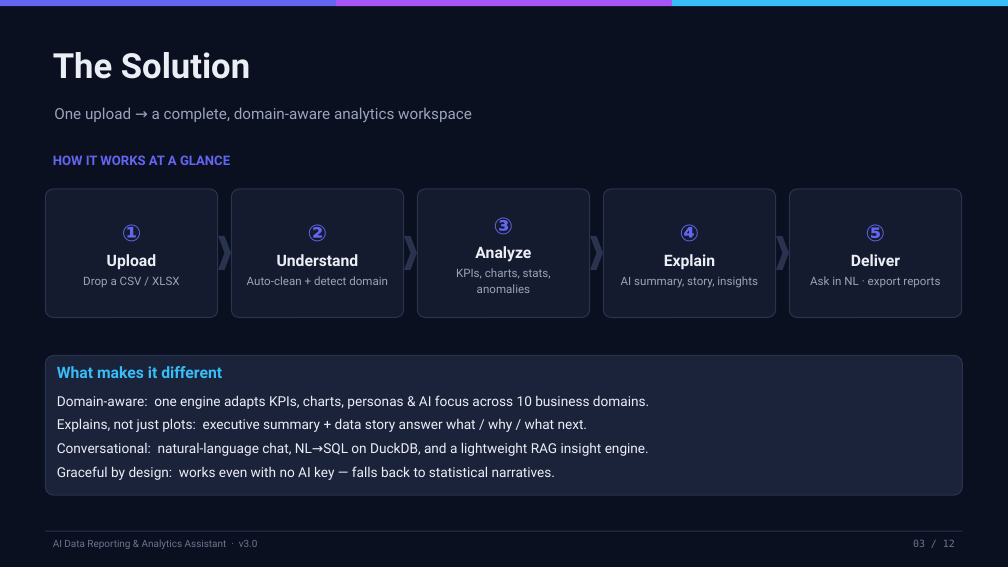
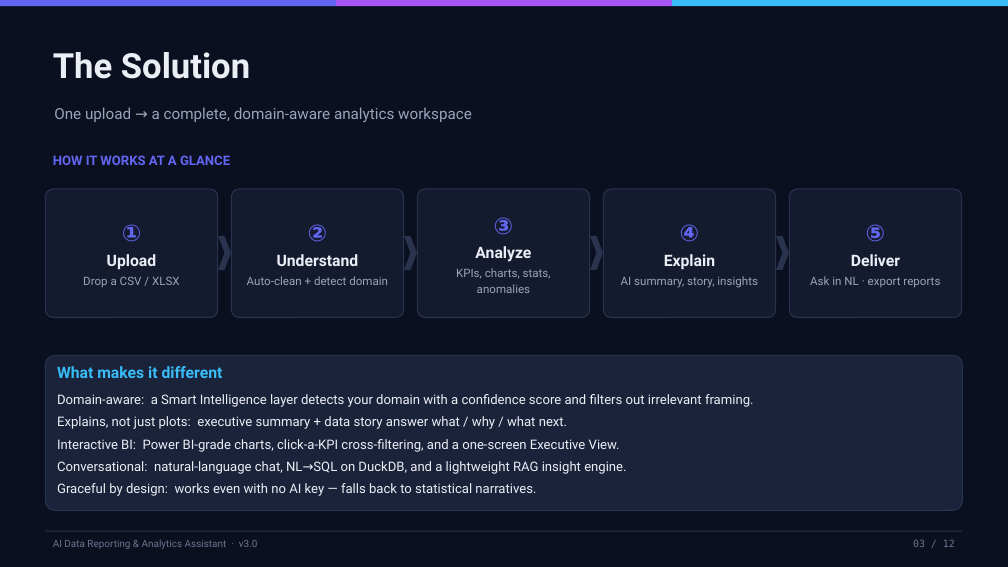
Before and after one commit to amnanadeem08-commits/ai_analytics, a slide deck: slide 3 of presentation/project_presentation.pptx. Drawn at 1008x567 pixels with LibreOffice and Linux fonts; fonts in the diff are those of the drawing. Boxes give left, top, right and bottom in pixels: in the first picture for what was removed or moved away, otherwise in the second. Text is boxed around its words. In the diff, an @@ line names an element or a change of style, - is before the commit and + after.

```diff
--- a/presentation/project_presentation.pptx
+++ b/presentation/project_presentation.pptx
@@ rounded rectangle "What makes it different": place and size @@
-rounded rectangle "What makes it different" at [45, 355, 963, 495]
+rounded rectangle "What makes it different" at [45, 355, 963, 510]
@@ text in rounded rectangle at [57, 366, 626, 496]: size 13 to 12.5 pt in "Explains, not just plots: executive summary + ...", "Conversational: natural-language chat, NL→SQL on DuckDB, and ...", "Graceful by design: works even with no ..."; less space between paragraphs; line spacing 1.25 to 1.22 @@
@@ text in rounded rectangle at [57, 394, 754, 407]: text changed; size 13 to 12.5 pt @@
-Domain-aware: one engine adapts KPIs, charts, personas & AI focus across 10 business domains.
+Domain-aware: a Smart Intelligence layer detects your domain with a confidence score and filters out irrelevant framing.
@@ text in rounded rectangle at [57, 439, 620, 452]: paragraph added @@
+Interactive BI: Power BI-grade charts, click-a-KPI cross-filtering, and a one-screen Executive View.
```
Also in this commit, not shown: 2 other slides changed, 1 other file.
